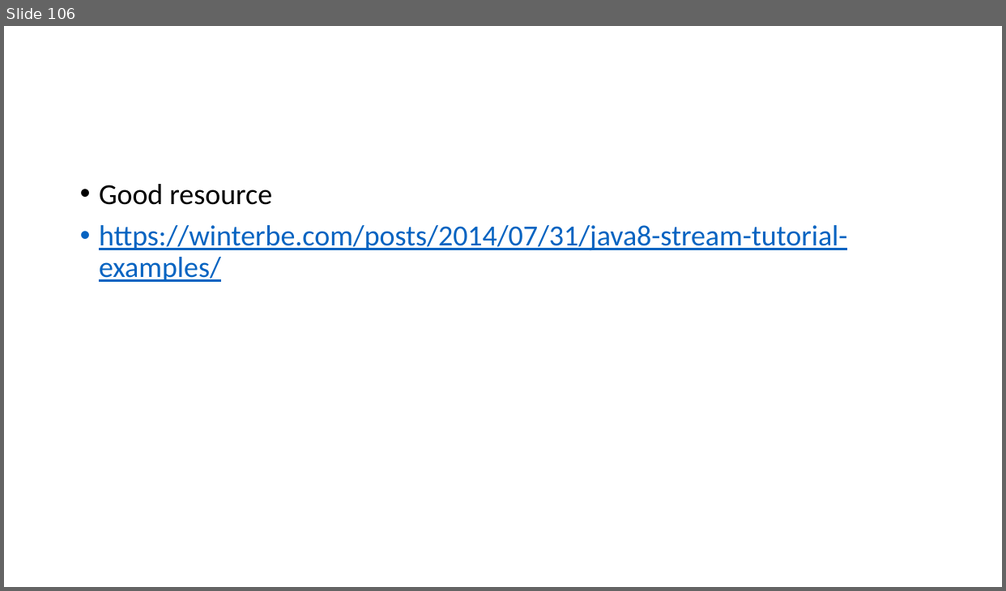
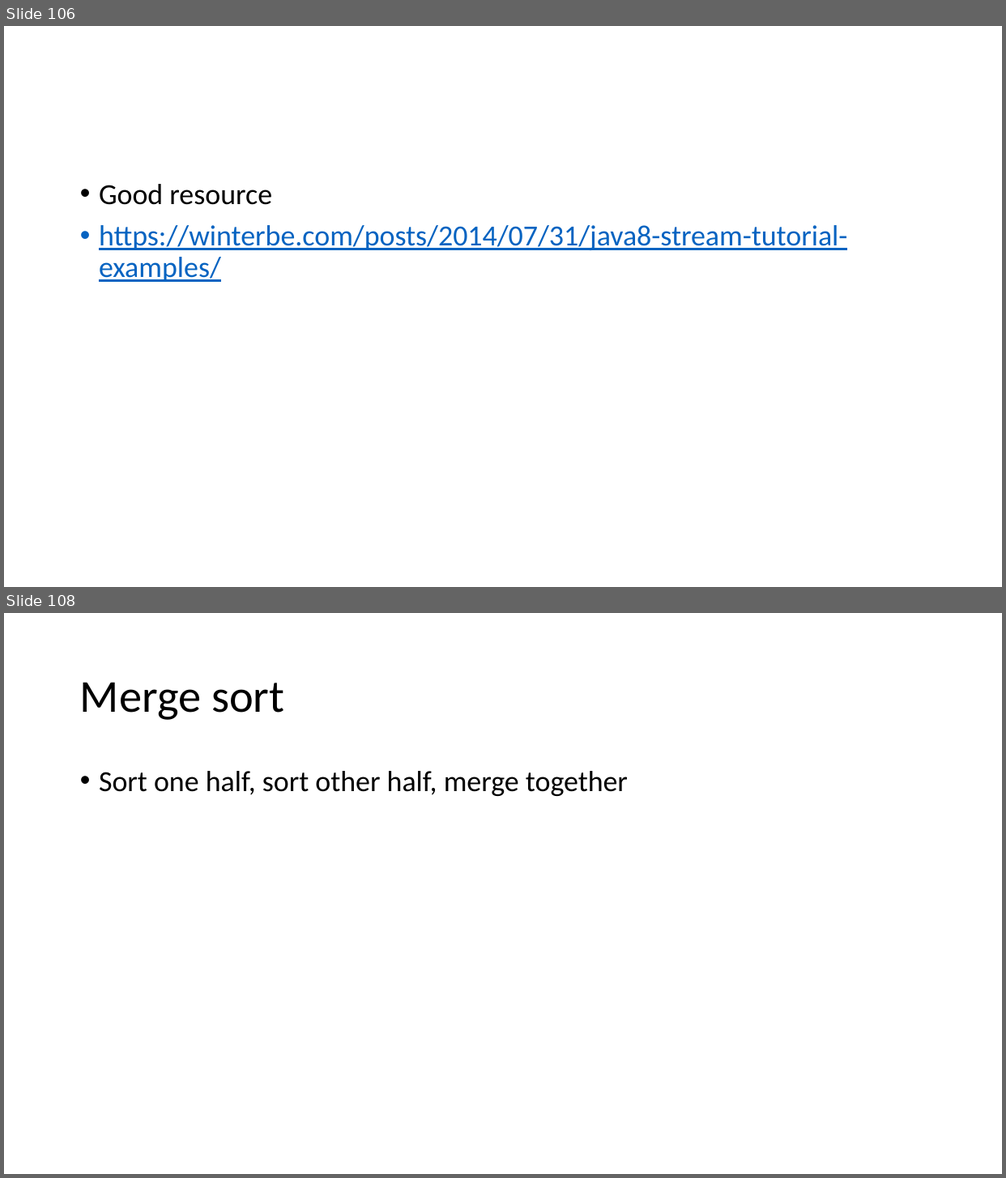
Before and after one commit to skalakm/232, a slide deck: notes.pptx. Shown one above the other, each under a label of ours: slide 106 before the commit, slides 106 and 108 after it; the slides between them are not shown. The pictures are 1006x591 and 1006x1178 pixels, drawn with LibreOffice and Linux fonts; fonts in the diff are those of the drawing. Boxes give left, top, right and bottom in pixels: in the first picture for what was removed or moved away, otherwise in the second. Text is boxed around its words. In the diff, an @@ line names an element or a change of style, - is before the commit and + after.

```diff
--- a/notes.pptx
+++ b/notes.pptx
@@ slide 108 added at [4,613,1002,1174], background #FFFFFF @@
@@ title added at [80,682,284,720], 44 pt, text #000000 @@
+Merge sort
@@ text added at [99,771,628,796], 28 pt, text #000000 @@
+• Sort one half, sort other half, merge together
```
Also in this commit, not shown: 1 slide changed, 1 other slide added, 1 other file.
